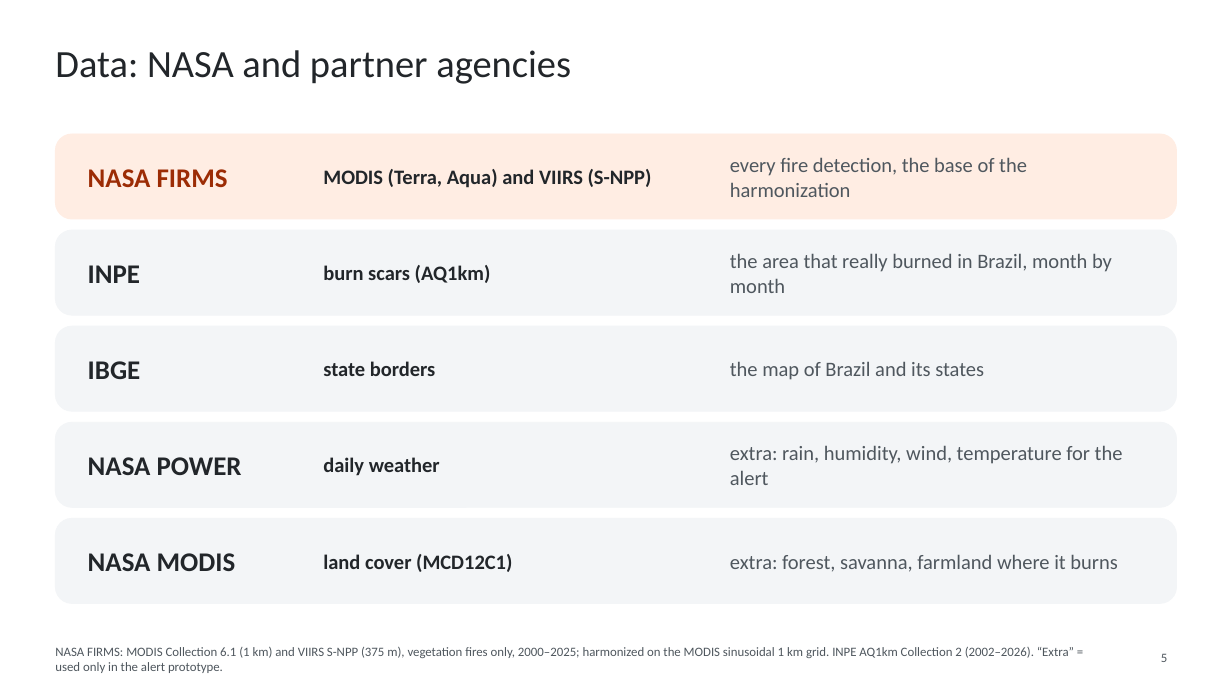
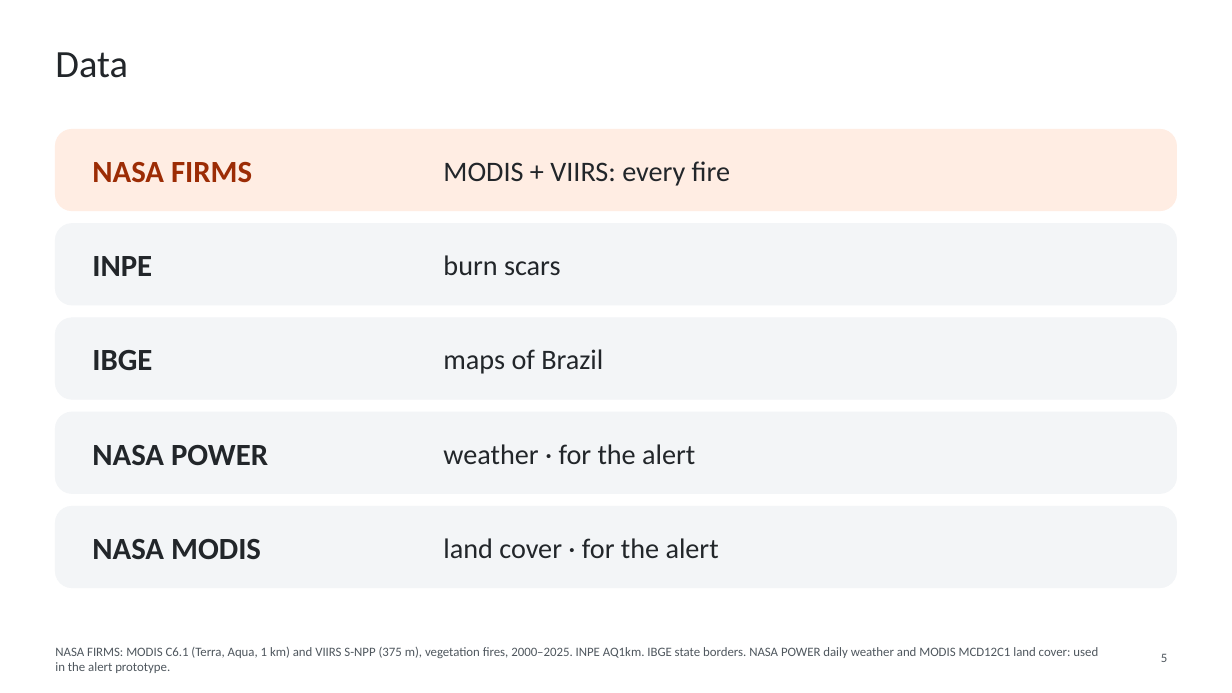
Before and after one commit to WednyFernandes/de-olho-no-fogo, a slide deck: slide 5 of public/apresentacao/de-olho-no-fogo-space-apps-2026-en.pptx. Drawn at 1232x693 pixels with LibreOffice and Linux fonts; fonts in the diff are those of the drawing. Boxes give left, top, right and bottom in pixels: in the first picture for what was removed or moved away, otherwise in the second. Text is boxed around its words. In the diff, an @@ line names an element or a change of style, - is before the commit and + after.

```diff
--- a/public/apresentacao/de-olho-no-fogo-space-apps-2026-en.pptx
+++ b/public/apresentacao/de-olho-no-fogo-space-apps-2026-en.pptx
@@ title at box(55, 52, 128, 78): text changed @@
-Data: NASA and partner agencies
+Data
@@ rounded rectangle: place and size @@
-rounded rectangle at box(55, 134, 1177, 219)
+rounded rectangle at box(55, 129, 1177, 211)
@@ text at box(443, 161, 730, 186): text changed; size 16 to 22 pt; bold off @@
-MODIS (Terra, Aqua) and VIIRS (S-NPP)
+MODIS + VIIRS: every fire
@@ text removed at box(730, 157, 1027, 197) @@
-every fire detection, the base of the harmonization
@@ rounded rectangle: place and size @@
-rounded rectangle at box(55, 230, 1177, 315)
+rounded rectangle at box(55, 224, 1177, 305)
@@ text at box(443, 255, 561, 275): text changed; size 16 to 22 pt; bold off @@
-burn scars (AQ1km)
+burn scars
@@ text removed at box(730, 253, 1112, 293) @@
-the area that really burned in Brazil, month by month
@@ rounded rectangle: place and size @@
-rounded rectangle at box(55, 326, 1177, 411)
+rounded rectangle at box(55, 318, 1177, 399)
@@ text "IBGE": place and size @@
-text "IBGE" at box(88, 361, 141, 379)
+text "IBGE" at box(92, 350, 152, 371)
@@ text at box(443, 349, 603, 374): text changed; size 16 to 22 pt; text colour #4F575E to #22262A @@
-the map of Brazil and its states
+maps of Brazil
@@ text removed at box(323, 361, 435, 376) @@
-state borders
@@ proportions changed in 5 elements at box(55, 129, 1177, 211), box(55, 506, 1177, 588), box(55, 224, 1177, 305), box(55, 318, 1177, 399), box(55, 412, 1177, 494) @@
@@ rounded rectangle: place and size @@
-rounded rectangle at box(55, 518, 1177, 604)
+rounded rectangle at box(55, 412, 1177, 494)
@@ text "NASA POWER": place and size @@
-text "NASA POWER" at box(88, 457, 242, 475)
+text "NASA POWER" at box(92, 445, 268, 466)
@@ text at box(443, 444, 695, 464): text changed; size 16 to 22 pt; text colour #4F575E to #22262A @@
-extra: rain, humidity, wind, temperature for the alert
+weather · for the alert
@@ text removed at box(323, 457, 440, 476) @@
-daily weather
@@ rounded rectangle: place and size @@
-rounded rectangle at box(55, 422, 1177, 507)
+rounded rectangle at box(55, 506, 1177, 588)
@@ size 21 to 24 pt in 5 elements at box(92, 162, 252, 183), box(92, 256, 152, 276), box(92, 350, 152, 371), box(92, 445, 268, 466), box(92, 539, 261, 560) @@
@@ text "NASA MODIS": place and size @@
-text "NASA MODIS" at box(88, 553, 236, 571)
+text "NASA MODIS" at box(92, 539, 261, 560)
@@ text at box(443, 538, 719, 558): text changed; size 16 to 22 pt; bold off @@
-land cover (MCD12C1)
+land cover · for the alert
@@ text removed at box(730, 554, 1117, 572) @@
-extra: forest, savanna, farmland where it burns
@@ text at box(55, 647, 1098, 673): text changed @@
-NASA FIRMS: MODIS Collection 6.1 (1 km) and VIIRS S-NPP (375 m), vegetation fires only, 2000–2025; harmonized on the MODIS sinusoidal 1 km grid. INPE AQ1km Collection 2 (2002–2026). “Extra” = used only in the alert prototype.
+NASA FIRMS: MODIS C6.1 (Terra, Aqua, 1 km) and VIIRS S-NPP (375 m), vegetation fires, 2000–2025. INPE AQ1km. IBGE state borders. NASA POWER daily weather and MODIS MCD12C1 land cover: used in the alert prototype.
```
Also in this commit, not shown: 5 other slides changed, 6 other files.
